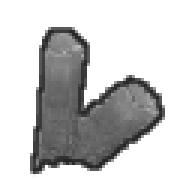
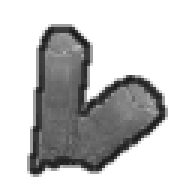
Layered file, before and after one edit (180×180). Changes by layer:
painted on "outline" over box(27, 24, 168, 177)
